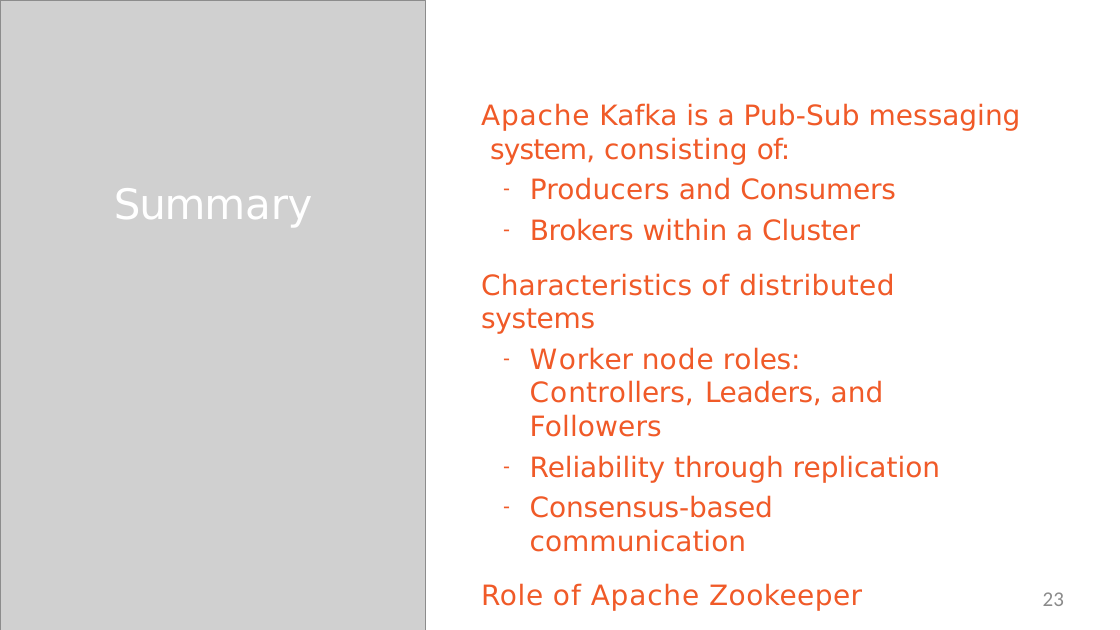
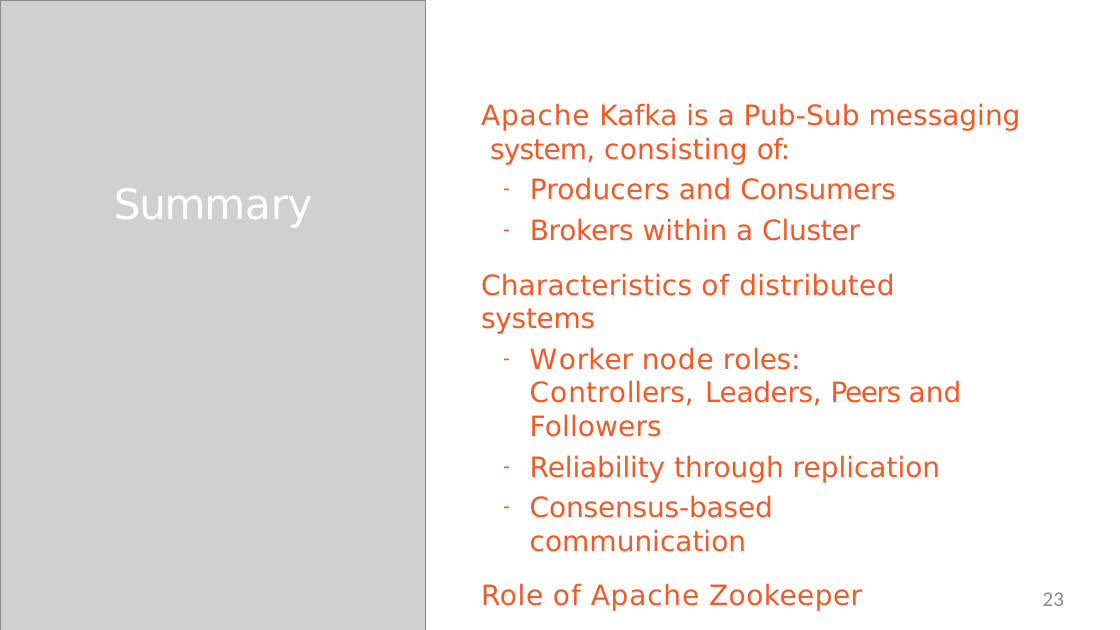
Before and after one commit to StevenJoseph19/DXC-FSD, a slide deck: slide 23 of 3. Spring 5.0/Day 22/Slides/4. Apache Kafka/2. Getting to Know Apache Kafka's Architecture/2-apache-kafka-getting-started-m2-slides.pptx. Drawn at 1120x630 pixels with LibreOffice and Linux fonts; fonts in the diff are those of the drawing; grey boxes stand for pictures. Boxes give left, top, right and bottom in pixels: in the first picture for what was removed or moved away, otherwise in the second. Text is boxed around its words. In the diff, an @@ line names an element or a change of style, - is before the commit and + after.

```diff
--- a/3. Spring 5.0/Day 22/Slides/4. Apache Kafka/2. Getting to Know Apache Kafka's Architecture/2-apache-kafka-getting-started-m2-slides.pptx
+++ b/3. Spring 5.0/Day 22/Slides/4. Apache Kafka/2. Getting to Know Apache Kafka's Architecture/2-apache-kafka-getting-started-m2-slides.pptx
@@ text at box(530, 347, 962, 437): text changed @@
-– Worker node roles: Controllers, Leaders, and Followers
+– Worker node roles: Controllers, Leaders, Peers and Followers
```
Also in this commit, not shown: 13 other files.
